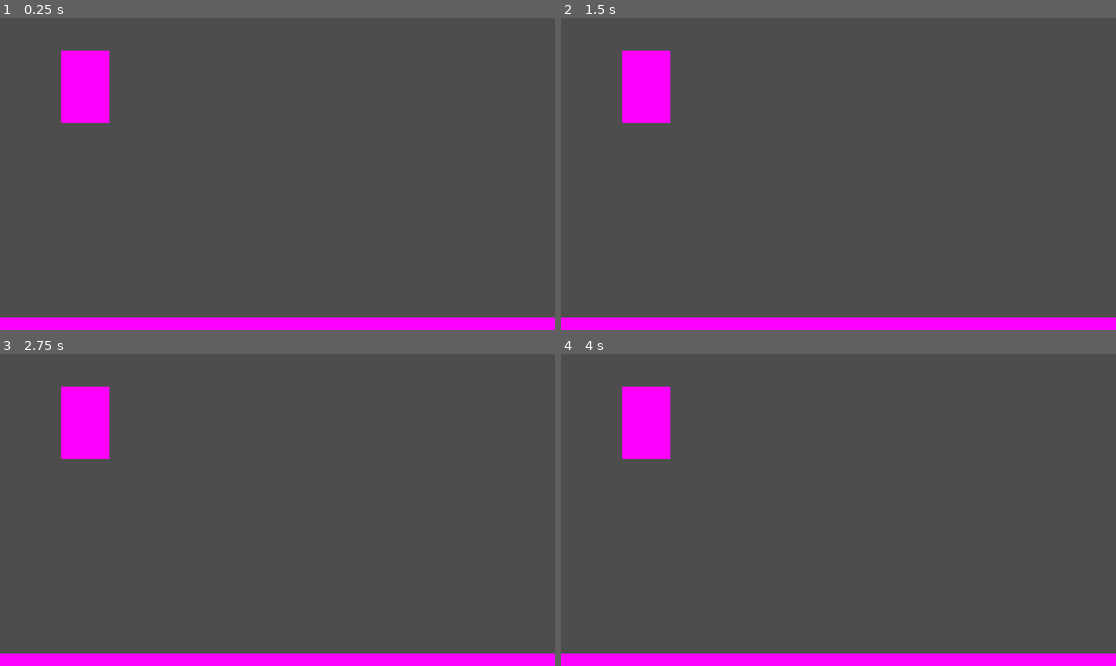
Above: before the commit, frames 1-4 (two rows, left to right).
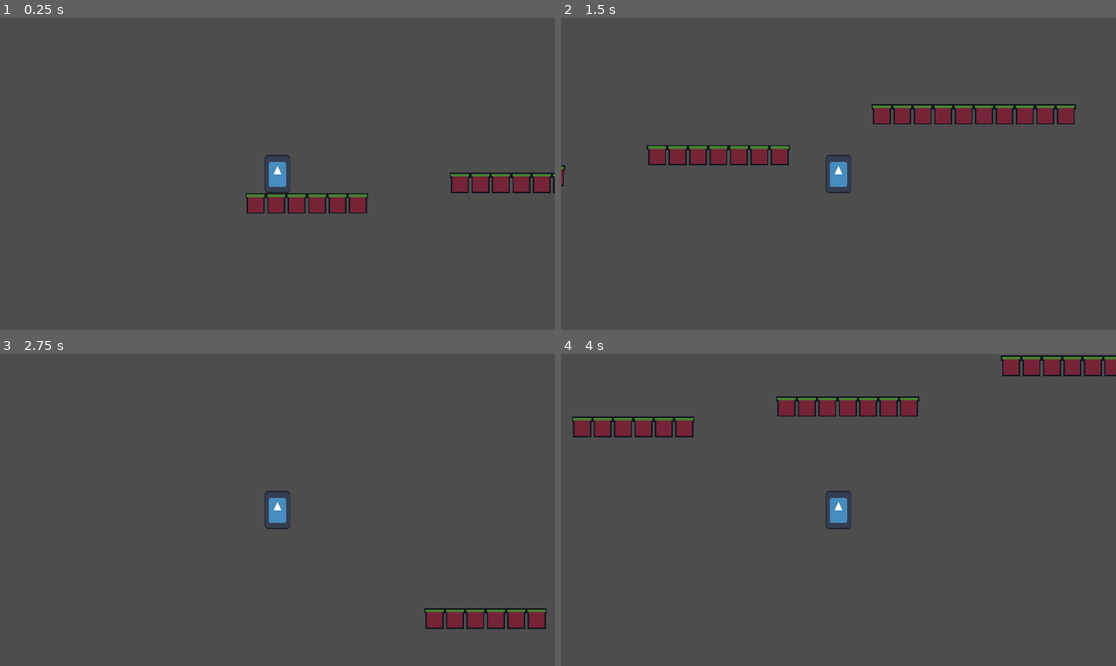
Above: after the commit, the same moments.

Repository: Thorerkul/Outerspace-Game-Godot
Game: Godot game, scene res://TestScene.tscn
Same seed, same stepped clock (60 frames per second), same inputs: the game is played once before the commit and once after it. The engine's default icon, where the game draws it, is replaced by a stand-in: a white triangle on a blue panel in a dark square.
Inputs:
- Up to frame 1 (0.25 s): no input
- Up to frame 2 (1.5 s): tap Enter at 0.5 s; hold D (right, bound only after the commit) from 0.53 s (still down); tap Space (Jump, bound only after the commit) at 0.6, 0.77, 1.07, 1.35 s
- Up to frame 3 (2.75 s): tap Space (Jump, bound only after the commit) at 1.52, 1.82, 2.1 s; release D (right, bound only after the commit) at 2.03 s; hold A (left, bound only after the commit) from 2.03 s (still down)
- Up to frame 4 (4 s): release A (left, bound only after the commit) at 2.78 s; hold D (right, bound only after the commit) from 2.78 s (still down); tap Space (Jump, bound only after the commit) at 2.85, 3.02, 3.32, 3.6, 3.77 s

The runs differ from the first frame. In frame 1, 8.8% of the frame differs, in the area x 0-100%, y 10-100%; in frame 2, 10%; in frame 3, 7.7%; in frame 4, 10%.

Commit message:
geam

Diff:
--- /dev/null
+++ b/Game/Player.gd
@@ -0,0 +1,28 @@
+extends CharacterBody2D
+
+
+const SPEED = 300.0
+const JUMP_VELOCITY = -400.0
+
+# Get the gravity from the project settings to be synced with RigidBody nodes.
+var gravity = ProjectSettings.get_setting("physics/2d/default_gravity")
+
+
+func _physics_process(delta):
+	# Add the gravity.
+	if not is_on_floor():
+		velocity.y += gravity * delta
+
+	# Handle Jump.
+	if Input.is_action_just_pressed("Jump") and is_on_floor():
+		velocity.y = JUMP_VELOCITY
+
+	# Get the input direction and handle the movement/deceleration.
+	# As good practice, you should replace UI actions with custom gameplay actions.
+	var direction = Input.get_axis("left", "right")
+	if direction:
+		velocity.x = direction * SPEED
+	else:
+		velocity.x = move_toward(velocity.x, 0, SPEED)
+
+	move_and_slide()
--- /dev/null
+++ b/Game/Player.tscn
@@ -0,0 +1,16 @@
+[gd_scene load_steps=4 format=3 uid="uid://idj5vsfby18p"]
+
+[ext_resource type="Texture2D" uid="uid://0pomm75km0q4" path="res://icon.svg" id="1_0nbcy"]
+[ext_resource type="Script" path="res://Player.gd" id="1_g0cii"]
+
+[sub_resource type="CapsuleShape2D" id="CapsuleShape2D_yex46"]
+
+[node name="CharacterBody2D" type="CharacterBody2D"]
+script = ExtResource("1_g0cii")
+
+[node name="Sprite2D" type="Sprite2D" parent="."]
+scale = Vector2(0.15625, 0.234375)
+texture = ExtResource("1_0nbcy")
+
+[node name="CollisionShape2D" type="CollisionShape2D" parent="."]
+shape = SubResource("CapsuleShape2D_yex46")
--- /dev/null
+++ b/Game/TestScene.gd
@@ -0,0 +1,7 @@
+extends Node2D
+
+
+
+
+func _on_area_2d_body_entered(body):
+	get_tree().change_scene_to_file("res://TestScene.tscn")
--- a/Game/TestScene.tscn
+++ b/Game/TestScene.tscn
@@ -1,49 +1,50 @@
-[gd_scene load_steps=6 format=3 uid="uid://fbkne3lmchkc"]
+[gd_scene load_steps=7 format=3 uid="uid://fbkne3lmchkc"]
 
-[sub_resource type="PlaceholderTexture2D" id="PlaceholderTexture2D_1u4h5"]
+[ext_resource type="Script" path="res://TestScene.gd" id="1_fvlct"]
+[ext_resource type="Texture2D" uid="uid://bdkyweyurafn0" path="res://tiles.png" id="1_iea50"]
+[ext_resource type="PackedScene" uid="uid://idj5vsfby18p" path="res://Player.tscn" id="2_k2arh"]
 
-[sub_resource type="GDScript" id="GDScript_qe8lc"]
-script/source = "extends Sprite2D
+[sub_resource type="TileSetAtlasSource" id="TileSetAtlasSource_76dkp"]
+texture = ExtResource("1_iea50")
+0:0/0 = 0
+0:0/0/physics_layer_0/linear_velocity = Vector2(0, 0)
+0:0/0/physics_layer_0/angular_velocity = 0.0
+1:0/0 = 0
+1:0/0/physics_layer_0/linear_velocity = Vector2(0, 0)
+1:0/0/physics_layer_0/angular_velocity = 0.0
+2:0/0 = 0
+2:0/0/physics_layer_0/linear_velocity = Vector2(0, 0)
+2:0/0/physics_layer_0/angular_velocity = 0.0
+3:0/0 = 0
+3:0/0/physics_layer_0/linear_velocity = Vector2(0, 0)
+3:0/0/physics_layer_0/angular_velocity = 0.0
+3:0/0/physics_layer_0/polygon_0/points = PackedVector2Array(-8, -8, 8, -8, 8, 8, -8, 8)
 
+[sub_resource type="TileSet" id="TileSet_clm7j"]
+physics_layer_0/collision_layer = 1
+sources/0 = SubResource("TileSetAtlasSource_76dkp")
 
-# Called when the node enters the scene tree for the first time.
-func _ready():
-	pass # Replace with function body.
-
-
-# Called every frame. 'delta' is the elapsed time since the previous frame.
-func _process(delta):
-	pass
-"
-
-[sub_resource type="RectangleShape2D" id="RectangleShape2D_26ibf"]
-
-[sub_resource type="PlaceholderTexture2D" id="PlaceholderTexture2D_40jww"]
-
-[sub_resource type="RectangleShape2D" id="RectangleShape2D_g7f11"]
-size = Vector2(18.2543, 19.3687)
+[sub_resource type="RectangleShape2D" id="RectangleShape2D_np0ea"]
+size = Vector2(1844, 187)
 
 [node name="Node2D" type="Node2D"]
+script = ExtResource("1_fvlct")
 
-[node name="Sprite2D" type="Sprite2D" parent="."]
-position = Vector2(177, 143)
-scale = Vector2(100, 150)
-texture = SubResource("PlaceholderTexture2D_1u4h5")
-script = SubResource("GDScript_qe8lc")
+[node name="TileMap" type="TileMap" parent="."]
+tile_set = SubResource("TileSet_clm7j")
+format = 2
+layer_0/tile_data = PackedInt32Array(-65534, 196608, 0, -65533, 196608, 0, -65532, 196608, 0, -65531, 196608, 0, -65530, 196608, 0, -65529, 196608, 0, -131060, 196608, 0, -131059, 196608, 0, -131058, 196608, 0, -131057, 196608, 0, -131056, 196608, 0, -131055, 196608, 0, -131054, 196608, 0, -262121, 196608, 0, -262120, 196608, 0, -262119, 196608, 0, -262118, 196608, 0, -262117, 196608, 0, -262116, 196608, 0, -262115, 196608, 0, -262114, 196608, 0, -262113, 196608, 0, -262112, 196608, 0, -196572, 196608, 0, -196571, 196608, 0, -196570, 196608, 0, -196569, 196608, 0, -196568, 196608, 0, -196567, 196608, 0, -196566, 196608, 0)
 
-[node name="RigidBody2D" type="RigidBody2D" parent="Sprite2D"]
-continuous_cd = 2
-can_sleep = false
+[node name="CharacterBody2D" parent="." instance=ExtResource("2_k2arh")]
+position = Vector2(57, -33)
 
-[node name="CollisionShape2D" type="CollisionShape2D" parent="Sprite2D/RigidBody2D"]
-scale = Vector2(0.05, 0.05)
-shape = SubResource("RectangleShape2D_26ibf")
+[node name="Camera2D" type="Camera2D" parent="CharacterBody2D"]
+zoom = Vector2(2.65, 2.65)
 
-[node name="Sprite2D2" type="Sprite2D" parent="."]
-position = Vector2(577, 664.125)
-scale = Vector2(1191.25, 84.2502)
-texture = SubResource("PlaceholderTexture2D_40jww")
+[node name="Area2D" type="Area2D" parent="."]
 
-[node name="CollisionShape2D" type="CollisionShape2D" parent="Sprite2D2"]
-scale = Vector2(0.055, 0.055)
-shape = SubResource("RectangleShape2D_g7f11")
+[node name="CollisionShape2D" type="CollisionShape2D" parent="Area2D"]
+position = Vector2(400, 266)
+shape = SubResource("RectangleShape2D_np0ea")
+
+[connection signal="body_entered" from="Area2D" to="." method="_on_area_2d_body_entered"]
--- /dev/null
+++ b/Game/level_1.tscn
@@ -0,0 +1,59 @@
+[gd_scene load_steps=7 format=3 uid="uid://c4kee1mdmnybl"]
+
+[ext_resource type="Texture2D" uid="uid://6j0o4b3boqbc" path="res://tiles.png" id="1_sfjan"]
+[ext_resource type="PackedScene" uid="uid://elbk6vu2gvcf" path="res://player.tscn" id="2_ybm2t"]
+
+[sub_resource type="GDScript" id="GDScript_ttash"]
+script/source = "extends Node2D
+
+
+
+
+func _on_area_2d_body_entered(body):
+	get_tree().change_scene_to_file(\"res://level_1.tscn\")
+"
+
+[sub_resource type="TileSetAtlasSource" id="TileSetAtlasSource_2woat"]
+texture = ExtResource("1_sfjan")
+0:0/0 = 0
+0:0/0/physics_layer_0/linear_velocity = Vector2(0, 0)
+0:0/0/physics_layer_0/angular_velocity = 0.0
+1:0/0 = 0
+1:0/0/physics_layer_0/linear_velocity = Vector2(0, 0)
+1:0/0/physics_layer_0/angular_velocity = 0.0
+2:0/0 = 0
+2:0/0/physics_layer_0/linear_velocity = Vector2(0, 0)
+2:0/0/physics_layer_0/angular_velocity = 0.0
+3:0/0 = 0
+3:0/0/physics_layer_0/linear_velocity = Vector2(0, 0)
+3:0/0/physics_layer_0/angular_velocity = 0.0
+3:0/0/physics_layer_0/polygon_0/points = PackedVector2Array(-8, -8, 8, -8, 8, -4.23785, 7.06309, -3.97299, 6.70993, 8, -6.70993, 8, -6.9748, -4.23785, -8, -4.59101)
+
+[sub_resource type="TileSet" id="TileSet_hmcrl"]
+physics_layer_0/collision_layer = 1
+sources/0 = SubResource("TileSetAtlasSource_2woat")
+
+[sub_resource type="RectangleShape2D" id="RectangleShape2D_obwas"]
+size = Vector2(1360, 20)
+
+[node name="level1" type="Node2D"]
+script = SubResource("GDScript_ttash")
+
+[node name="TileMap" type="TileMap" parent="."]
+tile_set = SubResource("TileSet_hmcrl")
+format = 2
+layer_0/tile_data = PackedInt32Array(65535, 196608, 0, 0, 196608, 0, 1, 196608, 0, 2, 196608, 0, -65529, 196608, 0, -65528, 196608, 0, -65527, 196608, 0, -65526, 196608, 0, -196592, 196608, 0, -196591, 196608, 0, -196590, 196608, 0, -196589, 196608, 0, -196588, 196608, 0, -65508, 196608, 0, -65507, 196608, 0, -65506, 196608, 0, -65505, 196608, 0, -65504, 196608, 0)
+
+[node name="CharacterBody2D" parent="." instance=ExtResource("2_ybm2t")]
+position = Vector2(0, -7)
+
+[node name="Camera2D" type="Camera2D" parent="CharacterBody2D"]
+zoom = Vector2(4.46, 4.46)
+
+[node name="Area2D" type="Area2D" parent="."]
+position = Vector2(313, 188)
+
+[node name="CollisionShape2D" type="CollisionShape2D" parent="Area2D"]
+shape = SubResource("RectangleShape2D_obwas")
+
+[connection signal="body_entered" from="Area2D" to="." method="_on_area_2d_body_entered"]
--- a/Game/project.godot
+++ b/Game/project.godot
@@ -14,3 +14,25 @@
 run/main_scene="res://TestScene.tscn"
 config/features=PackedStringArray("4.1", "Forward Plus")
 config/icon="res://icon.svg"
+
+[input]
+
+Jump={
+"deadzone": 0.5,
+"events": [Object(InputEventKey,"resource_local_to_scene":false,"resource_name":"","device":-1,"window_id":0,"alt_pressed":false,"shift_pressed":false,"ctrl_pressed":false,"meta_pressed":false,"pressed":false,"keycode":0,"physical_keycode":32,"key_label":0,"unicode":32,"echo":false,"script":null)
+]
+}
+left={
+"deadzone": 0.5,
+"events": [Object(InputEventKey,"resource_local_to_scene":false,"resource_name":"","device":-1,"window_id":0,"alt_pressed":false,"shift_pressed":false,"ctrl_pressed":false,"meta_pressed":false,"pressed":false,"keycode":0,"physical_keycode":65,"key_label":0,"unicode":97,"echo":false,"script":null)
+]
+}
+right={
+"deadzone": 0.5,
+"events": [Object(InputEventKey,"resource_local_to_scene":false,"resource_name":"","device":-1,"window_id":0,"alt_pressed":false,"shift_pressed":false,"ctrl_pressed":false,"meta_pressed":false,"pressed":false,"keycode":0,"physical_keycode":68,"key_label":0,"unicode":100,"echo":false,"script":null)
+]
+}
+
+[rendering]
+
+textures/canvas_textures/default_texture_filter=0
Not shown, added: Game/cartoon-jump-6462.mp3.import
Binary file added: Game/mushroom_sprite_sheet.png
Not shown, added: Game/mushroom_sprite_sheet.png.import
Binary file added: Game/tiles.png
Not shown, added: Game/tiles.png.import
Binary file added: Game/tileset.png
Not shown, added: Game/tileset.png.import
Not shown, added: Game/cartoon-jump-6462.mp3
